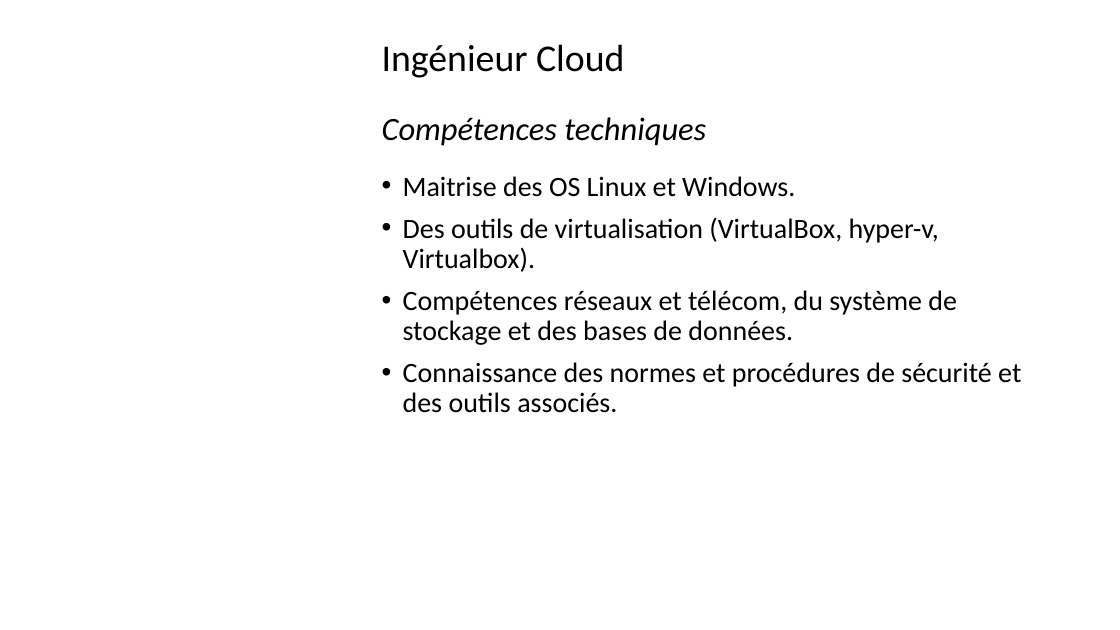
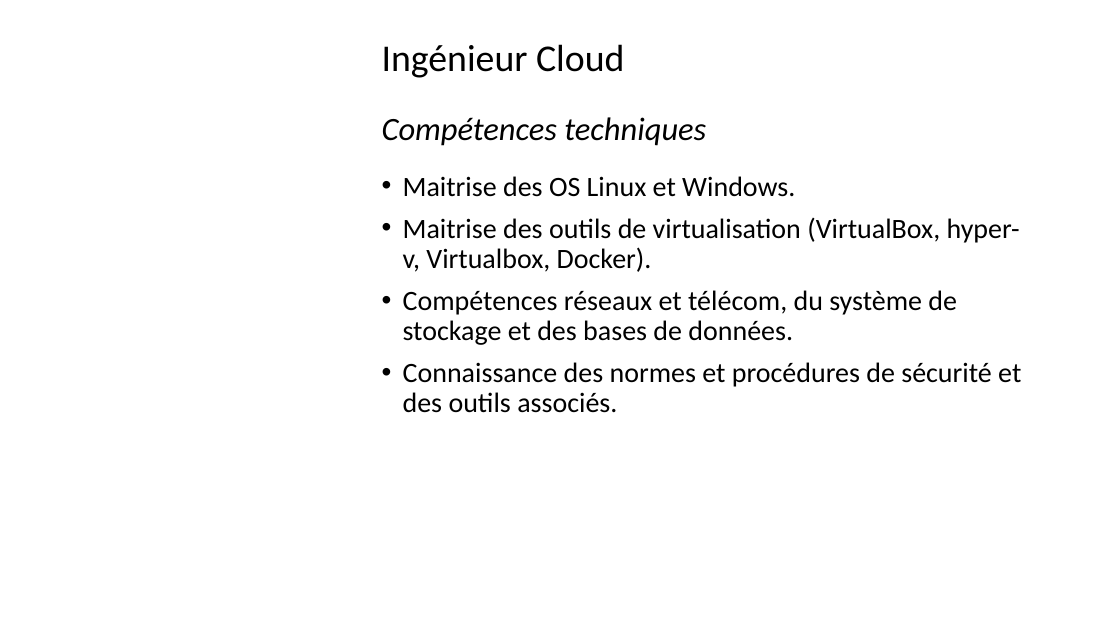
Before and after one commit to Solifred38/cv, a slide deck: slide 45 of Profils_jobs_it.pptx. Drawn at 1120x630 pixels with LibreOffice and Linux fonts; fonts in the diff are those of the drawing; background and template pictures are left out. Boxes give left, top, right and bottom in pixels: in the first picture for what was removed or moved away, otherwise in the second. Text is boxed around its words. In the diff, an @@ line names an element or a change of style, - is before the commit and + after.

```diff
--- a/Profils_jobs_it.pptx
+++ b/Profils_jobs_it.pptx
@@ text at (403,218,1020,272): text changed @@
-• Des outils de virtualisation (VirtualBox, hyper-v, Virtualbox).
+• Maitrise des outils de virtualisation (VirtualBox, hyper-v, Virtualbox, Docker).
```
Also in this commit, not shown: 29 other slides changed, 2 slides added.
